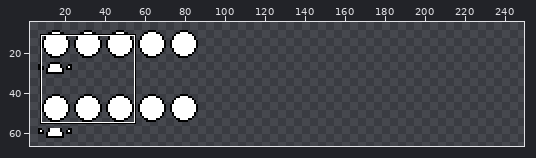
File history of a pixel-art file, Assets/Raw/spritesheet.aseprite. Above: a wide view before the commit, with the close-up outlined.
Close-up. Before the commit:
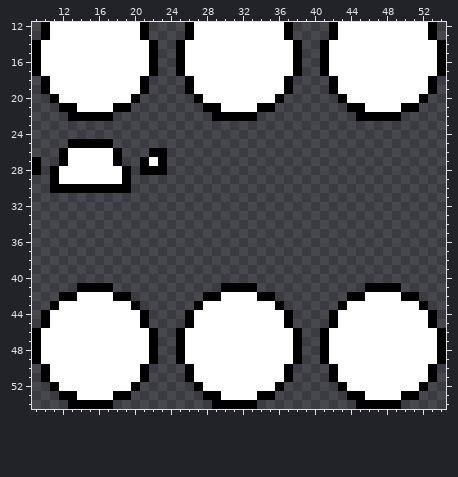
256x256 pixels, 1 frame. Shown: x 9..54, y 12..54. The wide view leaves out empty margins. The commit also changed other parts of the picture, which this record leaves out.
After:
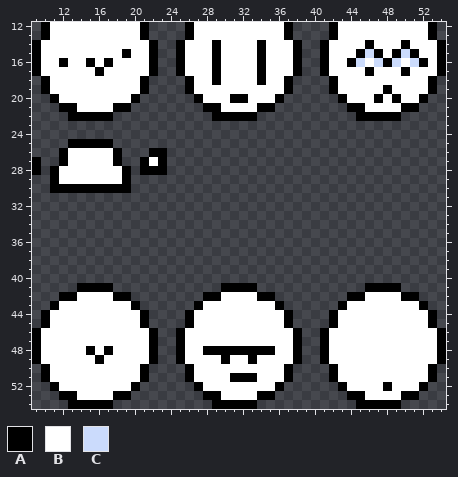
Palette (. is transparent): A #000000  B #ffffff  C #cbdbfc
Changes in this commit:
layer "Face" now shown
Layer "Face":
Colour A replaces colour B in row 14 at x 29, 34, 46 and 50; in row 15 at x 19, 29, 34, 45, 47, 49 and 51; in row 16 at x 12, 15, 17, 29, 34, 44, 48 and 52; in row 17 at x 16, 29, 34, 46 and 50; in row 18 at x 29 and 34; in row 19 at x 48.
Colour A replaces colour B in row 20 at x 31 to 32, 47 and 49; in row 48 at x 15, 17 and 28 to 35; in row 49 at x 16, 30 and 33; in row 51 at x 31 to 33; in row 52 at x 48.
Colour C replaces colour B in row 15 at x 46 and 50; in row 16 at x 45, 47, 49 and 51.
